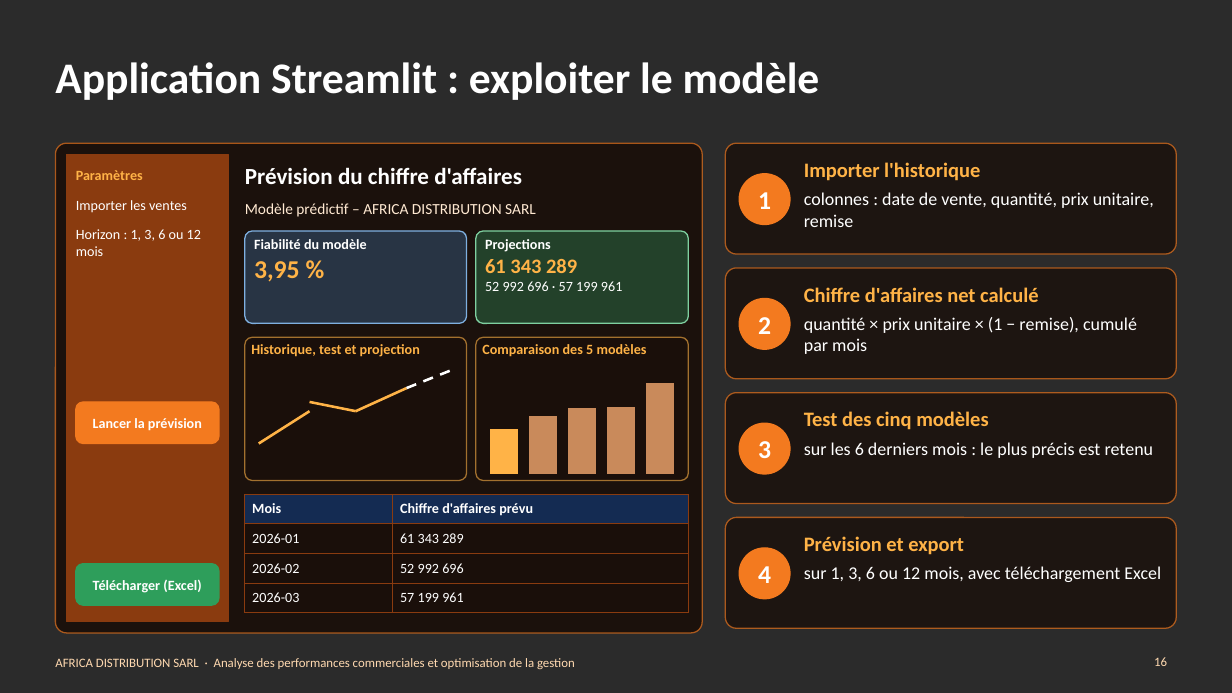
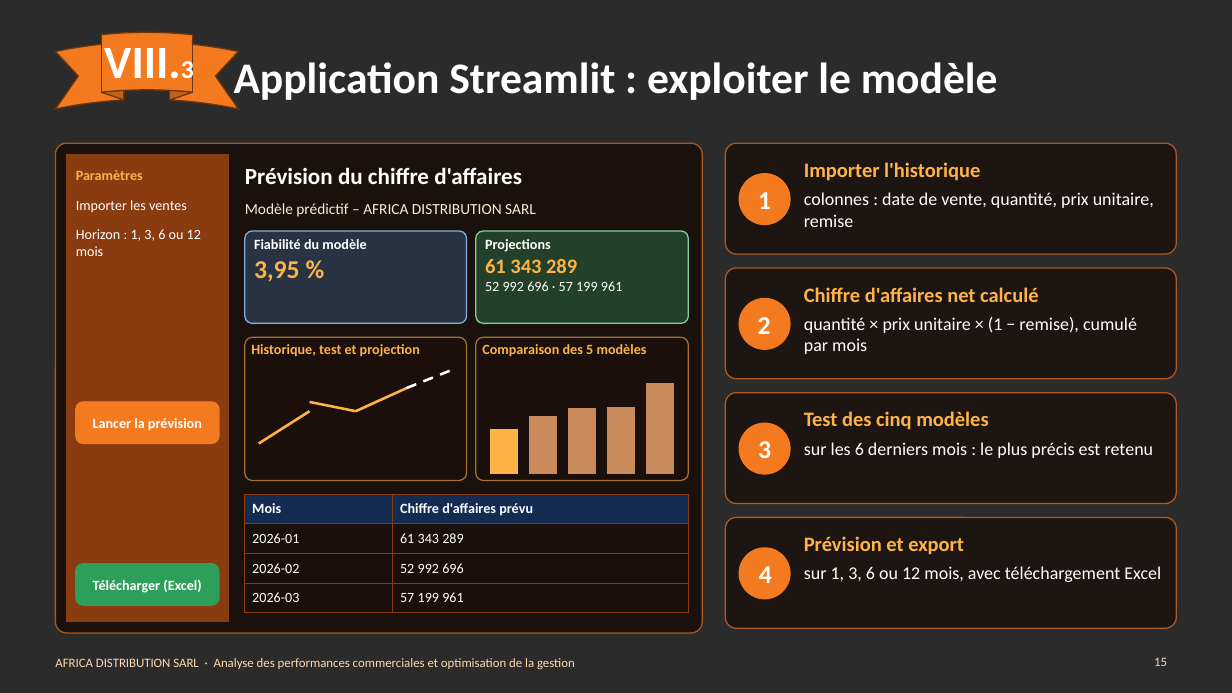
Before and after one commit to Agatte-Data/STAGE-DATA-ANALYST, a slide deck: slide 15 of 08_PRESENTATION/Presentation_AFRICA_DISTRIBUTION.pptx (slide 16 before the commit). Drawn at 1232x693 pixels with LibreOffice and Linux fonts; fonts in the diff are those of the drawing; background and template pictures are left out; a plain dark background stands for a picture behind light text. Boxes give left, top, right and bottom in pixels: in the first picture for what was removed or moved away, otherwise in the second. Text is boxed around its words. In the diff, an @@ line names an element or a change of style, - is before the commit and + after.

```diff
--- a/08_PRESENTATION/Presentation_AFRICA_DISTRIBUTION.pptx
+++ b/08_PRESENTATION/Presentation_AFRICA_DISTRIBUTION.pptx
@@ title "Application Streamlit : exploiter le ..." at <box>234,62,998,104</box>: alignment left to centre @@
@@ ellipse ribbon added at <box>55,32,238,109</box>, fill #F37A1F, outline #6B350E 1 pt @@
@@ text added at <box>104,48,194,84</box>, 36 pt, text #FFFFFF, bold @@
+VIII.3
@@ page number at <box>1154,657,1167,666</box>: text changed @@
-16
+15
```
Also in this commit, not shown: 15 other slides changed, 1 slide added, 1 slide removed, 11 other files.
